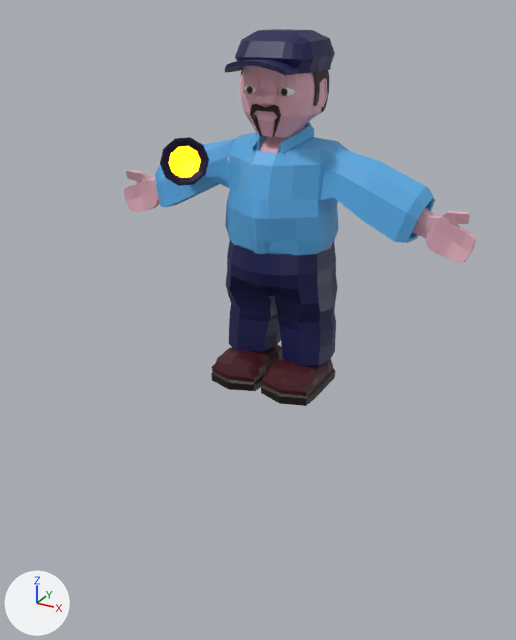
Before and after pictures for a commit that changed the FBX model Assets/Models/PERSONAJES/Guardia/GUARDIA_BOB.fbx.
Camera for both pictures: a 50 mm lens placed at (5.48, -10.93, 6.71), pointed at (-0.2, -0.6, 1.55). The lights are fixed; the arrows at lower left show +X, +Y and +Z. The older version comes first. Where no turn or scale is listed for an object, it has been applied to the vertices. Vertices at exactly the same position are counted once.

In view in the first picture: 'CAMISA', 'Cuerpo', 'Cuerpo.001', 'Pantalones', 'Zapatos', 'lINTERNA' and 3 more.
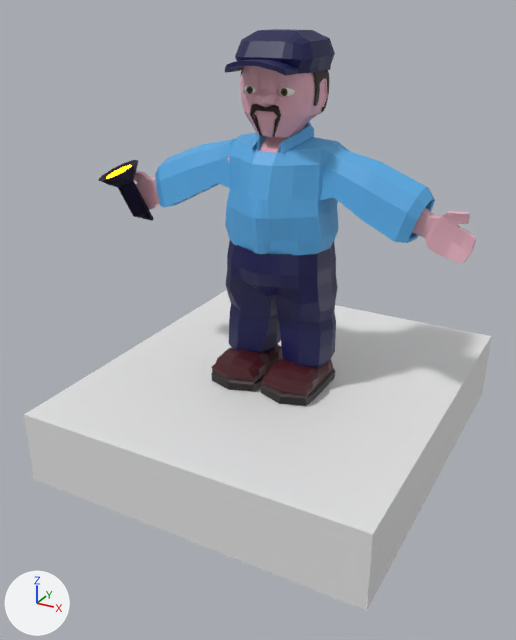
Where the newer file only moved an object's origin or applied its transform, the numbers keep the older frame.

Location of each change, (x1, y1, x2, y2) in pixels of the pictures (516 x 640 px):
'Cube', added
    after: (24, 290, 491, 611)
'lINTERNA', reshaped (12% wider, 24% taller)
    before: (160, 137, 209, 186)
    after: (99, 160, 154, 221)

Patch to the scene script:
```diff
--- a/Assets/Models/PERSONAJES/Guardia/GUARDIA_BOB.fbx.py
+++ b/Assets/Models/PERSONAJES/Guardia/GUARDIA_BOB.fbx.py
@@ me_cylinder @@
 # used by ob_linterna; location = (-1.54, -0.69, 4.2)
-me_cylinder.from_pydata(...)  # 60 vertices, 52 faces; spans x -0.453..0.504, y -0.516..0.725, z -0.371..0.505
+me_cylinder.from_pydata(...)  # 60 vertices, 52 faces; spans x -2.015..-1.119, y -0.271..0.551, z -1.258..-0.098
+# me_cylinder part 1: the whole mesh is multiplied about its middle by the matrix ((0.45, 0.799, 0.399), (-0.813, 0.182, 0.553), (0.37, -0.573, 0.731)), then moved by (-1.417, 0.135, -0.643)
 me_cylinder.materials.append(mat_material_003)
@@ me_cube @@
+me_cube.from_pydata(...)  # a box spanning x -3.16..3.16, y -3.56..3.56, z -1.06..0.29
@@ ob_cube @@
+ob_cube = bpy.data.objects.new('Cube', me_cube)
+ob_cube.location = (0.0, 0.0, 0.0)
```
